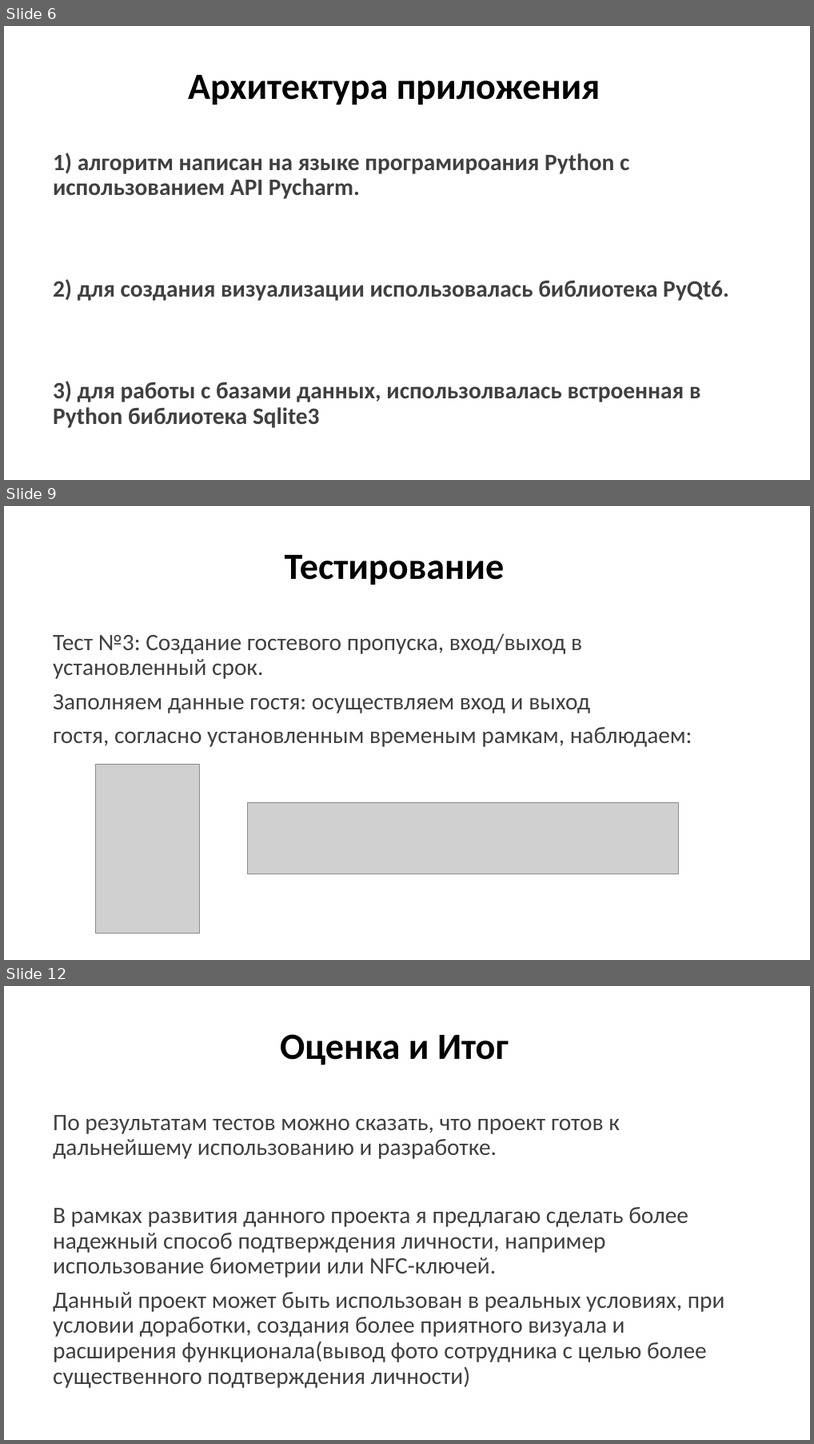
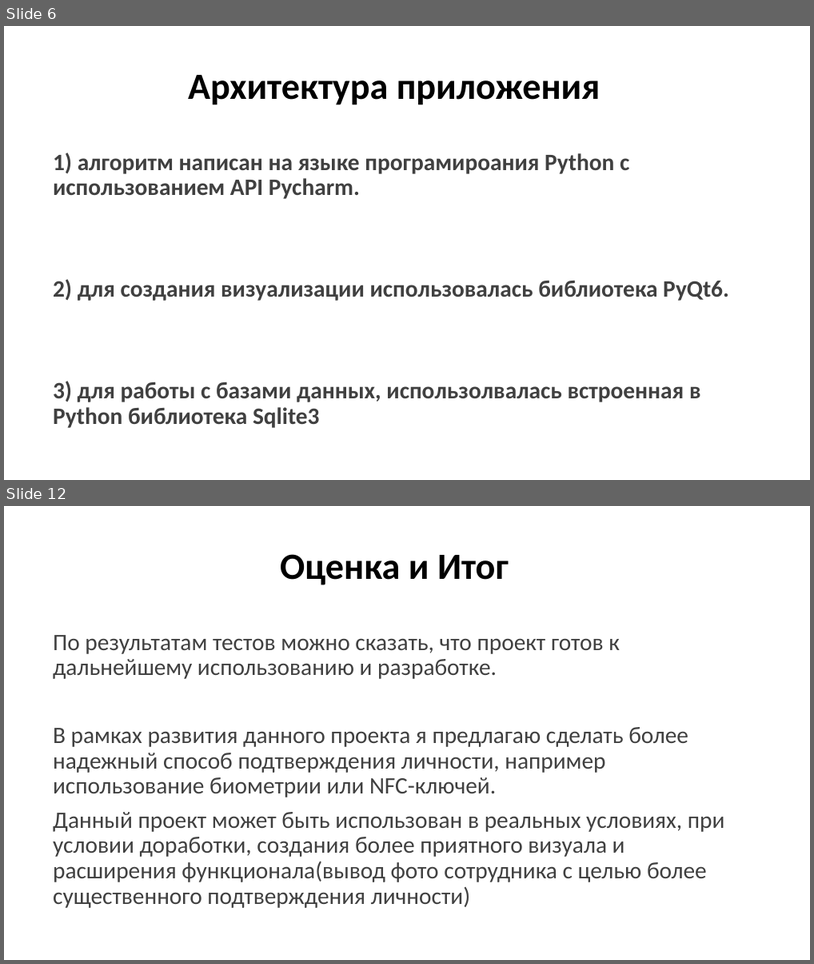
Before and after one commit to Asphie/Asphie, a slide deck: Проектная работа ЯП.pptx. Shown one above the other, each under a label of ours: slides 6, 9 and 12 before the commit, slides 6 and 12 after it; the slides between them are not shown. The pictures are 814x1444 and 814x964 pixels, drawn with LibreOffice and Linux fonts; fonts in the diff are those of the drawing; grey boxes stand for pictures. Boxes give left, top, right and bottom in pixels: in the first picture for what was removed or moved away, otherwise in the second. Text is boxed around its words. In the diff, an @@ line names an element or a change of style, - is before the commit and + after.

```diff
--- a/Проектная работа ЯП.pptx
+++ b/Проектная работа ЯП.pptx
@@ slide 9 removed at [4, 506, 810, 960], background #FFFFFF @@
@@ title removed at [285, 555, 505, 585] @@
-Тестирование
@@ text removed at [53, 633, 693, 747] @@
-Тест №3: Создание гостевого пропуска, вход/выход в установленный срок.
-Заполняем данные гостя: осуществляем вход и выход
-гостя, согласно установленным временым рамкам, наблюдаем:
@@ picture removed at [96, 764, 199, 933] @@
@@ picture removed at [247, 802, 679, 874] @@
```
Also in this commit, not shown: 4 slides changed, 2 slides added, 1 other slide removed.
